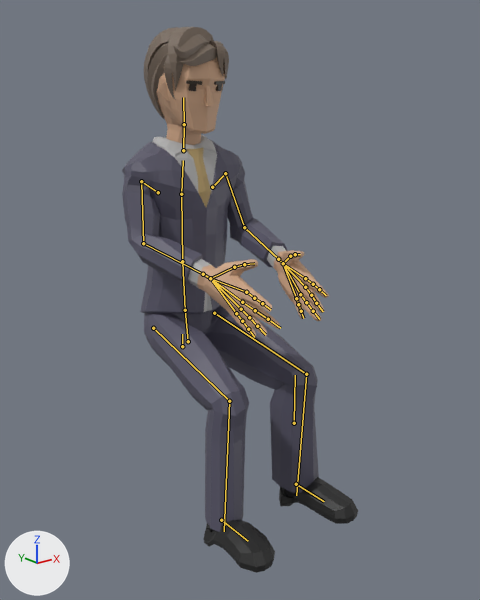
The glTF model src/admin/commander/entorno/models/aegis.glb as it was, and as the next commit left it.
Camera for both pictures: a camera (50 mm lens) standing at (-1.151, -1.771, 1.231) and looking at (0.01, -0.32, 0.651). Arrows for +X, +Y and +Z are at lower left; the lights stay in place. The older version comes first. Both versions are drawn at frame 24 of the action 'Typing'; the numbers are the values there. The bones that change, and the others that lie on the model, are drawn over the model as lines.

Names of what the first picture shows: 'Suit_Body', 'Suit_Feet', 'Suit_Head', 'Suit_Legs'.
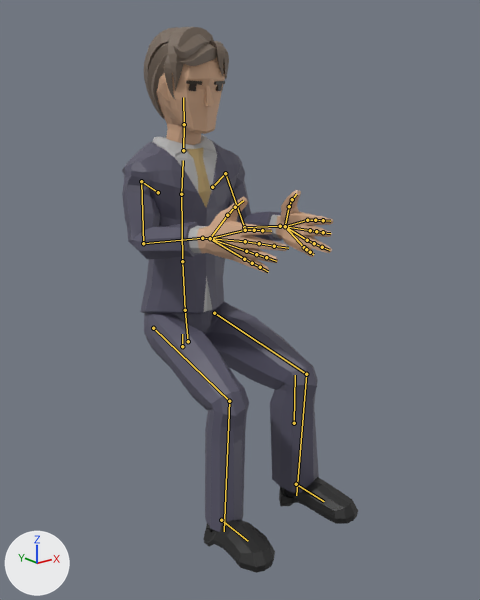
The change, as JSON lines over the scene's bpy script:
```json
{"block": "bone_lowerarm_l", "where": "bone_lowerarm_l = bpy.data.objects['CharacterArmature'].pose.bones['LowerArm.L']  # child of 'UpperArm.L'"}
{"op": "set", "path": "bone_lowerarm_l.rotation_quaternion", "old": "(0.866, -0.308, 0.139, -0.369)", "new": "(0.762, -0.355, 0.076, -0.536)", "note": "degrees (-39, 1, -46) -> degrees (-40, -15, -65)"}
{"block": "bone_lowerarm_r", "where": "bone_lowerarm_r = bpy.data.objects['CharacterArmature'].pose.bones['LowerArm.R']  # child of 'UpperArm.R'"}
{"op": "set", "path": "bone_lowerarm_r.rotation_quaternion", "old": "(0.866, -0.308, -0.139, 0.37)", "new": "(0.762, -0.355, -0.075, 0.537)", "note": "degrees (-39, -1, 47) -> degrees (-40, 15, 65)"}
```

Changed parts and their boxes [x1, y1, x2, y2] in the pictures (480 x 600 px):
```json
{"object": "Suit_Body", "change": "posed", "before": [122, 135, 329, 338], "after": [122, 135, 333, 314], "on screen": "12% shorter"}
{"bone": "LowerArm.L", "before": "(244, 227) to (278, 259)", "after": "(244, 227) to (280, 226)"}
{"bone": "LowerArm.R", "before": "(143, 243) to (203, 274)", "after": "(143, 243) to (202, 238)"}
```
